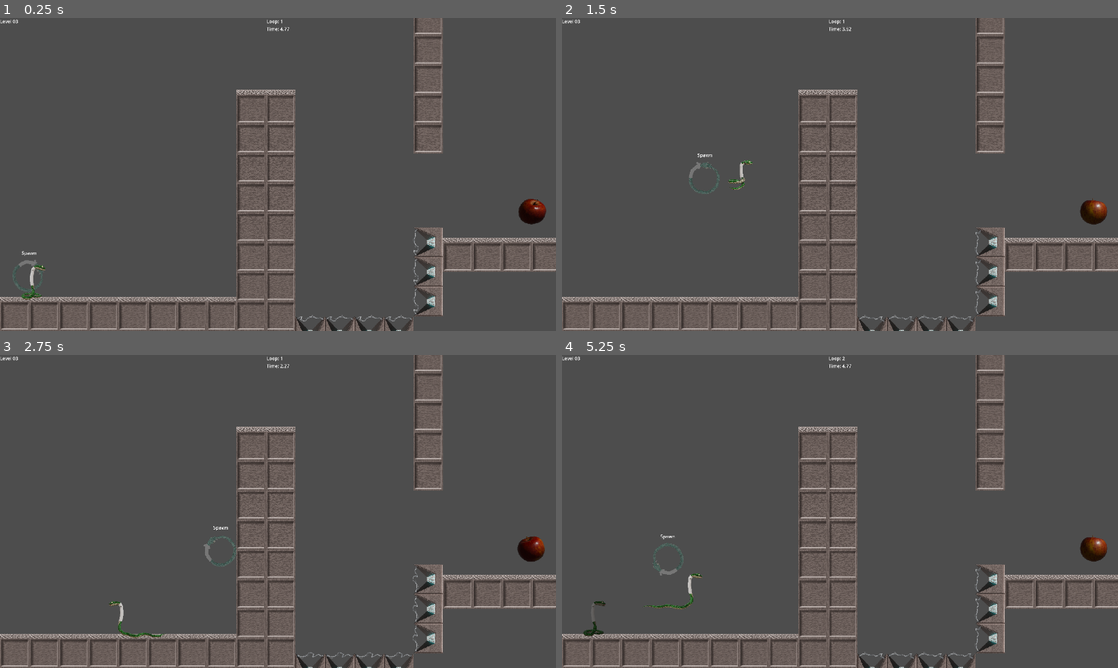
Above: before the commit, frames 1-4 (two rows, left to right).
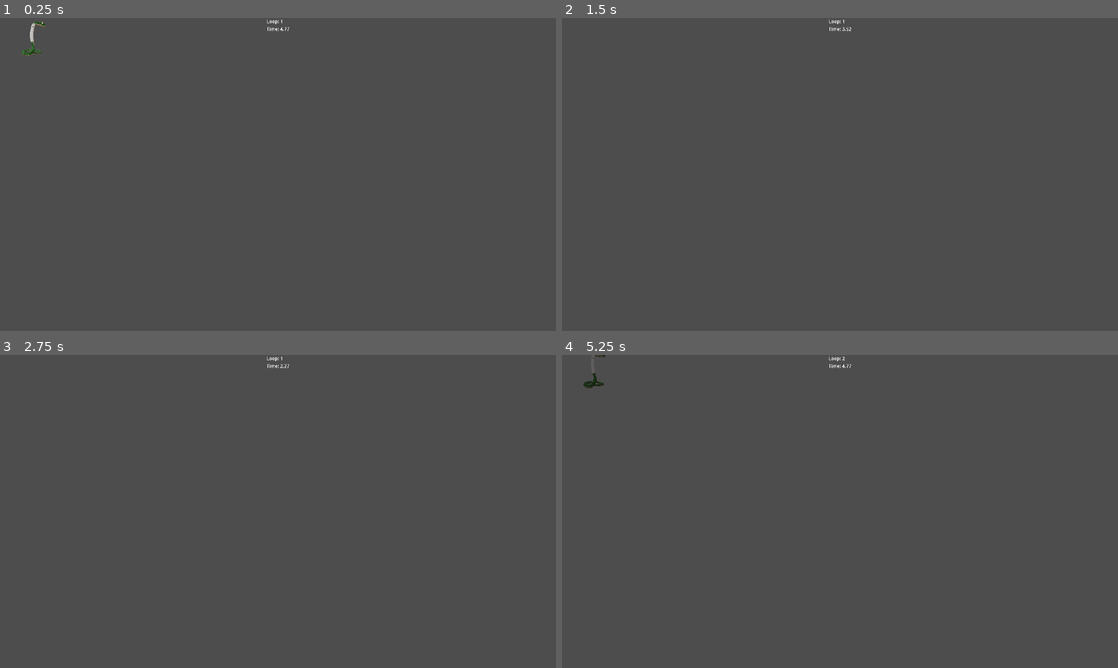
Above: after the commit, the same moments.

Repository: MrDreamhost/gmtk-jam-2025
Game: Godot game, scene res://game/main.tscn
The game is run twice, just before and just after one commit, with the same random seed, the same clock (stepped at 60 frames per second) and the same inputs.
Inputs:
- Up to frame 1 (0.25 s): no input
- Up to frame 2 (1.5 s): hold D (player_right) from 0.53 s (still down); tap Shift (set_spawn_point) at 0.6, 1.35 s; tap Space (player_jump) at 0.77 s
- Up to frame 3 (2.75 s): tap Space (player_jump) at 1.52 s; release D (player_right) at 2.03 s; hold A (player_left) from 2.03 s (still down); tap Shift (set_spawn_point) at 2.1 s
- Up to frame 4 (5.25 s): release A (player_left) at 2.78 s; hold D (player_right) 2.78-4.28 s; tap Shift (set_spawn_point) every 0.75 s from 2.85 to 5.1 s; tap Space (player_jump) at 3.02, 3.77, 4.52 s; hold A (player_left) 4.28-5.03 s; hold D (player_right) from 5.03 s (still down)

The runs differ from the first frame. In frame 1, 13% of the frame differs, in the area x 0-100%, y 0-100%; in frame 2, 13%; in frame 3, 13%; in frame 4, 13%.
Error after the commit: Invalid type in function 'load_level' in base 'Node2D (Main)'. The Object-derived class of argument 1 (Node2D (level_01.gd)) is not a subclass of the expected …

Commit message:
added deco to level 1

Diff:
--- a/game/main.tscn
+++ b/game/main.tscn
@@ -1,7 +1,7 @@
 [gd_scene load_steps=5 format=3 uid="uid://d2iwwq2sfgujk"]
 
 [ext_resource type="Script" uid="uid://dflftgnlarl0a" path="res://game/main.gd" id="1_xtpaf"]
-[ext_resource type="PackedScene" uid="uid://dprdcmdnfniia" path="res://level/level_03/level_03.tscn" id="2_vop5m"]
+[ext_resource type="PackedScene" uid="uid://d3eu8ibj2ld1b" path="res://level/level_01/level_01.tscn" id="2_vop5m"]
 [ext_resource type="PackedScene" uid="uid://c0dapnlli3qqi" path="res://player/player.tscn" id="3_emt18"]
 [ext_resource type="Script" uid="uid://4det2vjn1nki" path="res://loop_system/replay_recorder.gd" id="4_vop5m"]
 
--- a/level/level_01/level_01.tscn
+++ b/level/level_01/level_01.tscn
@@ -18,12 +18,180 @@
 [ext_resource type="Texture2D" uid="uid://bgo58nadt57yx" path="res://assets/sprites/tiles_ceiling/0009.png" id="13_sthyb"]
 [ext_resource type="Texture2D" uid="uid://bpxjp1j6j3vmd" path="res://assets/sprites/tiles_ceiling/0001.png" id="14_7belt"]
 [ext_resource type="Texture2D" uid="uid://dvjbukb0yss4e" path="res://assets/sprites/bg/lvl_1_bg.png" id="18_aceh0"]
+[ext_resource type="Texture2D" uid="uid://7s7ryw2sennx" path="res://assets/sprites/animated_vent/0001.png" id="19_8kqsj"]
+[ext_resource type="Texture2D" uid="uid://1e1502ee78hk" path="res://assets/sprites/animated_vent/0002.png" id="20_dp2e2"]
+[ext_resource type="Texture2D" uid="uid://bab1tcxorx1lu" path="res://assets/sprites/animated_vent/0003.png" id="21_88i2r"]
+[ext_resource type="Texture2D" uid="uid://b814uc1o1t3db" path="res://assets/sprites/animated_vent/0004.png" id="22_1no8u"]
+[ext_resource type="Texture2D" uid="uid://c6hoto5q3x8oh" path="res://assets/sprites/animated_vent/0005.png" id="23_8nj04"]
+[ext_resource type="Texture2D" uid="uid://d8cwprrtfwix" path="res://assets/sprites/animated_vent/0006.png" id="24_tkx1w"]
+[ext_resource type="Texture2D" uid="uid://cwt7djumukla0" path="res://assets/sprites/animated_vent/0007.png" id="25_rsovc"]
+[ext_resource type="Texture2D" uid="uid://qcd1iwkkwxml" path="res://assets/sprites/animated_vent/0008.png" id="26_jbqu0"]
+[ext_resource type="Texture2D" uid="uid://mj1lwgkfuys" path="res://assets/sprites/animated_vent/0009.png" id="27_xb7co"]
+[ext_resource type="Texture2D" uid="uid://c6eq6r5dm8rpr" path="res://assets/sprites/animated_vent/0010.png" id="28_ccukl"]
+[ext_resource type="Texture2D" uid="uid://dcwluoowt336b" path="res://assets/sprites/animated_vent/0011.png" id="29_3hm8t"]
+[ext_resource type="Texture2D" uid="uid://3jv5owutgn0b" path="res://assets/sprites/animated_vent/0012.png" id="30_p4or6"]
+[ext_resource type="Texture2D" uid="uid://voy6yx1e45h5" path="res://assets/sprites/animated_vent/0013.png" id="31_w5kgh"]
+[ext_resource type="Texture2D" uid="uid://bnk1qxkp3hh5x" path="res://assets/sprites/animated_vent/0014.png" id="32_pi2pn"]
+[ext_resource type="Texture2D" uid="uid://c8pqrxgwlrequ" path="res://assets/sprites/animated_vent/0015.png" id="33_p4rkg"]
+[ext_resource type="Texture2D" uid="uid://30mqf0f7jupc" path="res://assets/sprites/animated_vent/0016.png" id="34_ycf85"]
+[ext_resource type="Texture2D" uid="uid://bxws4g14ixwyj" path="res://assets/sprites/animated_vent/0017.png" id="35_rncp7"]
+[ext_resource type="Texture2D" uid="uid://b3747nrf37bwk" path="res://assets/sprites/animated_vent/0018.png" id="36_xbul0"]
+[ext_resource type="Texture2D" uid="uid://c7uqjueq24y03" path="res://assets/sprites/animated_vent/0019.png" id="37_chopd"]
+[ext_resource type="Texture2D" uid="uid://byu6hrrbly5gk" path="res://assets/sprites/animated_vent/0020.png" id="38_w0auf"]
+[ext_resource type="Texture2D" uid="uid://b5nfhlxyjqnce" path="res://assets/sprites/animated_vent/0021.png" id="39_8wihu"]
+[ext_resource type="Texture2D" uid="uid://dy6a1sn1xhwgp" path="res://assets/sprites/animated_vent/0022.png" id="40_3un7f"]
+[ext_resource type="Texture2D" uid="uid://b78wlxfbgny64" path="res://assets/sprites/animated_vent/0023.png" id="41_27xkw"]
+[ext_resource type="Texture2D" uid="uid://cf1vmwxi36eqg" path="res://assets/sprites/animated_vent/0024.png" id="42_mib57"]
+[ext_resource type="Texture2D" uid="uid://1521htlweoao" path="res://assets/sprites/animated_vent/0025.png" id="43_yoywc"]
+[ext_resource type="Texture2D" uid="uid://bm1qjoic0gxkc" path="res://assets/sprites/animated_vent/0026.png" id="44_ebbrt"]
+[ext_resource type="Texture2D" uid="uid://cfmw7jjp8xw6" path="res://assets/sprites/animated_vent/0027.png" id="45_r2qwo"]
+[ext_resource type="Texture2D" uid="uid://bqk78vny6qmmt" path="res://assets/sprites/animated_vent/0028.png" id="46_0437u"]
+[ext_resource type="Texture2D" uid="uid://boaaylyi4ml68" path="res://assets/sprites/animated_vent/0029.png" id="47_ob21p"]
+[ext_resource type="Texture2D" uid="uid://cwc675mt06dwl" path="res://assets/sprites/animated_vent/0030.png" id="48_kd18p"]
+[ext_resource type="Texture2D" uid="uid://crvjerinlvtqo" path="res://assets/sprites/animated_vent/0031.png" id="49_k0bfq"]
+[ext_resource type="Texture2D" uid="uid://darjcttnew6tx" path="res://assets/sprites/animated_vent/0032.png" id="50_i0n2m"]
+[ext_resource type="Texture2D" uid="uid://kk3ntgeiaenr" path="res://assets/sprites/animated_vent/0033.png" id="51_dqd52"]
+[ext_resource type="Texture2D" uid="uid://cfxojctmmqsc3" path="res://assets/sprites/animated_vent/0034.png" id="52_kj18r"]
+[ext_resource type="Texture2D" uid="uid://d2syotxkae1wt" path="res://assets/sprites/animated_vent/0035.png" id="53_tur6p"]
+[ext_resource type="Texture2D" uid="uid://bcky6lulqc4gm" path="res://assets/sprites/animated_vent/0036.png" id="54_qkh7m"]
+[ext_resource type="Texture2D" uid="uid://dudoel2m3yn35" path="res://assets/sprites/animated_vent/0037.png" id="55_snuse"]
+[ext_resource type="Texture2D" uid="uid://cafqf18fefnjs" path="res://assets/sprites/animated_vent/0038.png" id="56_2p6q5"]
+[ext_resource type="Texture2D" uid="uid://cmp487ipqeksj" path="res://assets/sprites/animated_vent/0039.png" id="57_2law6"]
+[ext_resource type="Texture2D" uid="uid://c147xdosb3mrl" path="res://assets/sprites/animated_vent/0040.png" id="58_03hgm"]
 
 [sub_resource type="RectangleShape2D" id="RectangleShape2D_tuypi"]
 size = Vector2(20, 1100)
 
 [sub_resource type="RectangleShape2D" id="RectangleShape2D_rdi31"]
 size = Vector2(1960, 20)
+
+[sub_resource type="SpriteFrames" id="SpriteFrames_kyai0"]
+animations = [{
+"frames": [{
+"duration": 1.0,
+"texture": ExtResource("19_8kqsj")
+}, {
+"duration": 1.0,
+"texture": ExtResource("20_dp2e2")
+}, {
+"duration": 1.0,
+"texture": ExtResource("21_88i2r")
+}, {
+"duration": 1.0,
+"texture": ExtResource("22_1no8u")
+}, {
+"duration": 1.0,
+"texture": ExtResource("23_8nj04")
+}, {
+"duration": 1.0,
+"texture": ExtResource("24_tkx1w")
+}, {
+"duration": 1.0,
+"texture": ExtResource("25_rsovc")
+}, {
+"duration": 1.0,
+"texture": ExtResource("26_jbqu0")
+}, {
+"duration": 1.0,
+"texture": ExtResource("27_xb7co")
+}, {
+"duration": 1.0,
+"texture": ExtResource("28_ccukl")
+}, {
+"duration": 1.0,
+"texture": ExtResource("29_3hm8t")
+}, {
+"duration": 1.0,
+"texture": ExtResource("30_p4or6")
+}, {
+"duration": 1.0,
+"texture": ExtResource("31_w5kgh")
+}, {
+"duration": 1.0,
+"texture": ExtResource("32_pi2pn")
+}, {
+"duration": 1.0,
+"texture": ExtResource("33_p4rkg")
+}, {
+"duration": 1.0,
+"texture": ExtResource("34_ycf85")
+}, {
+"duration": 1.0,
+"texture": ExtResource("35_rncp7")
+}, {
+"duration": 1.0,
+"texture": ExtResource("36_xbul0")
+}, {
+"duration": 1.0,
+"texture": ExtResource("37_chopd")
+}, {
+"duration": 1.0,
+"texture": ExtResource("38_w0auf")
+}, {
+"duration": 1.0,
+"texture": ExtResource("39_8wihu")
+}, {
+"duration": 1.0,
+"texture": ExtResource("40_3un7f")
+}, {
+"duration": 1.0,
+"texture": ExtResource("41_27xkw")
+}, {
+"duration": 1.0,
+"texture": ExtResource("42_mib57")
+}, {
+"duration": 1.0,
+"texture": ExtResource("43_yoywc")
+}, {
+"duration": 1.0,
+"texture": ExtResource("44_ebbrt")
+}, {
+"duration": 1.0,
+"texture": ExtResource("45_r2qwo")
+}, {
+"duration": 1.0,
+"texture": ExtResource("46_0437u")
+}, {
+"duration": 1.0,
+"texture": ExtResource("47_ob21p")
+}, {
+"duration": 1.0,
+"texture": ExtResource("48_kd18p")
+}, {
+"duration": 1.0,
+"texture": ExtResource("49_k0bfq")
+}, {
+"duration": 1.0,
+"texture": ExtResource("50_i0n2m")
+}, {
+"duration": 1.0,
+"texture": ExtResource("51_dqd52")
+}, {
+"duration": 1.0,
+"texture": ExtResource("52_kj18r")
+}, {
+"duration": 1.0,
+"texture": ExtResource("53_tur6p")
+}, {
+"duration": 1.0,
+"texture": ExtResource("54_qkh7m")
+}, {
+"duration": 1.0,
+"texture": ExtResource("55_snuse")
+}, {
+"duration": 1.0,
+"texture": ExtResource("56_2p6q5")
+}, {
+"duration": 1.0,
+"texture": ExtResource("57_2law6")
+}, {
+"duration": 1.0,
+"texture": ExtResource("58_03hgm")
+}],
+"loop": true,
+"name": &"default",
+"speed": 30.0
+}]
 
 [node name="Level01" type="Node2D" node_paths=PackedStringArray("spawn_point")]
 script = ExtResource("1_2n58o")
@@ -212,7 +380,28 @@
 [node name="Platform Bottom2" type="Node2D" parent="."]
 position = Vector2(0, 771)
 
-[node name="Sprite2D" type="Sprite2D" parent="."]
+[node name="Bg" type="Sprite2D" parent="."]
 z_index = -2
 position = Vector2(961, 540)
 texture = ExtResource("18_aceh0")
+
+[node name="Vent" type="AnimatedSprite2D" parent="."]
+z_index = -2
+position = Vector2(918, 271)
+sprite_frames = SubResource("SpriteFrames_kyai0")
+autoplay = "default"
+frame_progress = 0.989863
+
+[node name="Vent2" type="AnimatedSprite2D" parent="."]
+z_index = -2
+position = Vector2(766, 271)
+sprite_frames = SubResource("SpriteFrames_kyai0")
+autoplay = "default"
+frame_progress = 0.989863
+
+[node name="Vent3" type="AnimatedSprite2D" parent="."]
+z_index = -2
+position = Vector2(1071, 271)
+sprite_frames = SubResource("SpriteFrames_kyai0")
+autoplay = "default"
+frame_progress = 0.989863
Binary file added: assets/sprites/animated_vent/0001.png
Not shown, added: assets/sprites/animated_vent/0001.png.import
Binary file added: assets/sprites/animated_vent/0002.png
Not shown, added: assets/sprites/animated_vent/0002.png.import
Binary file added: assets/sprites/animated_vent/0003.png
Not shown, added: assets/sprites/animated_vent/0003.png.import
Binary file added: assets/sprites/animated_vent/0004.png
Not shown, added: assets/sprites/animated_vent/0004.png.import
Binary file added: assets/sprites/animated_vent/0005.png
Not shown, added: assets/sprites/animated_vent/0005.png.import
Binary file added: assets/sprites/animated_vent/0006.png
Not shown, added: assets/sprites/animated_vent/0006.png.import
(and 70 more such lines)
